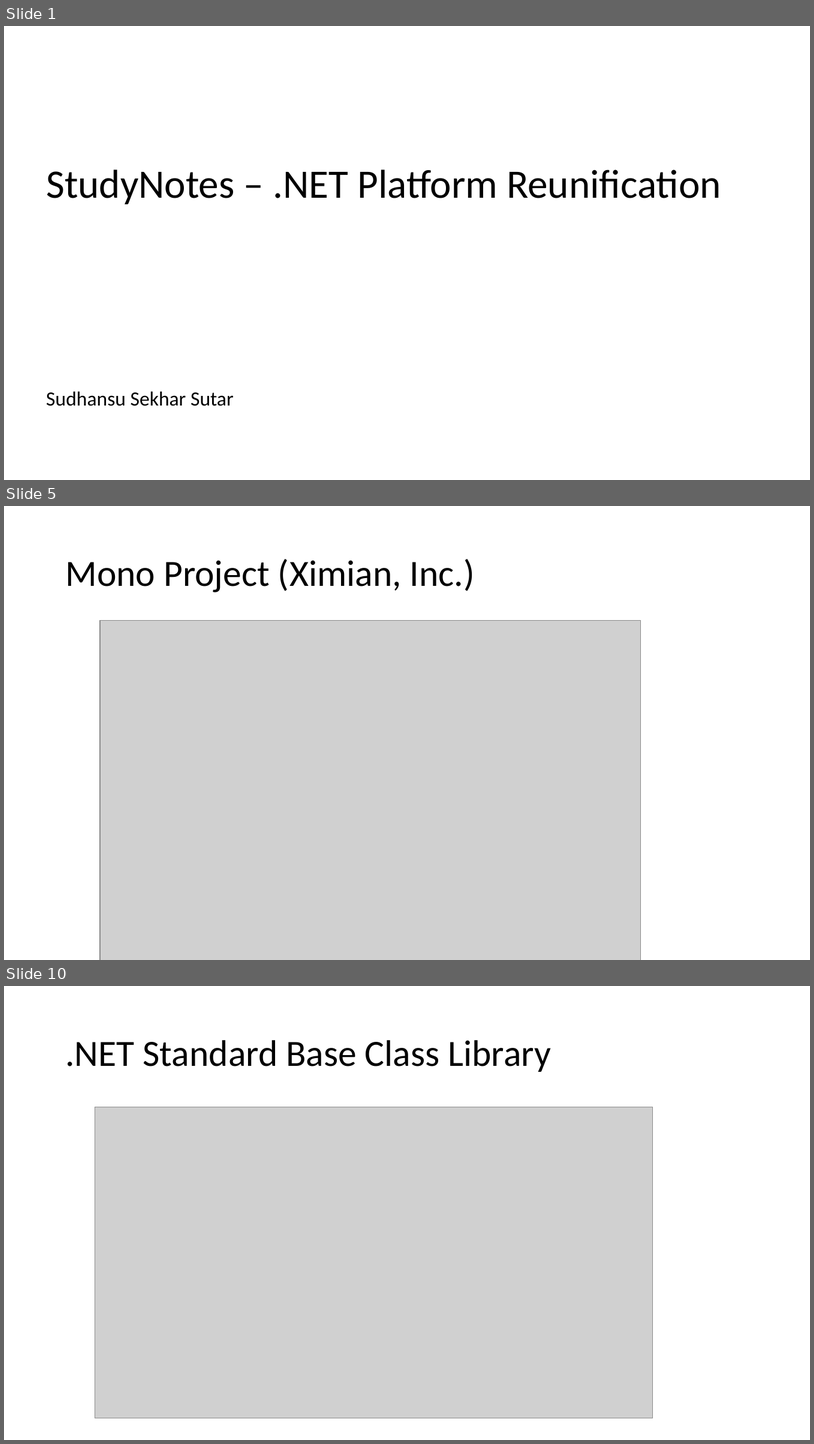
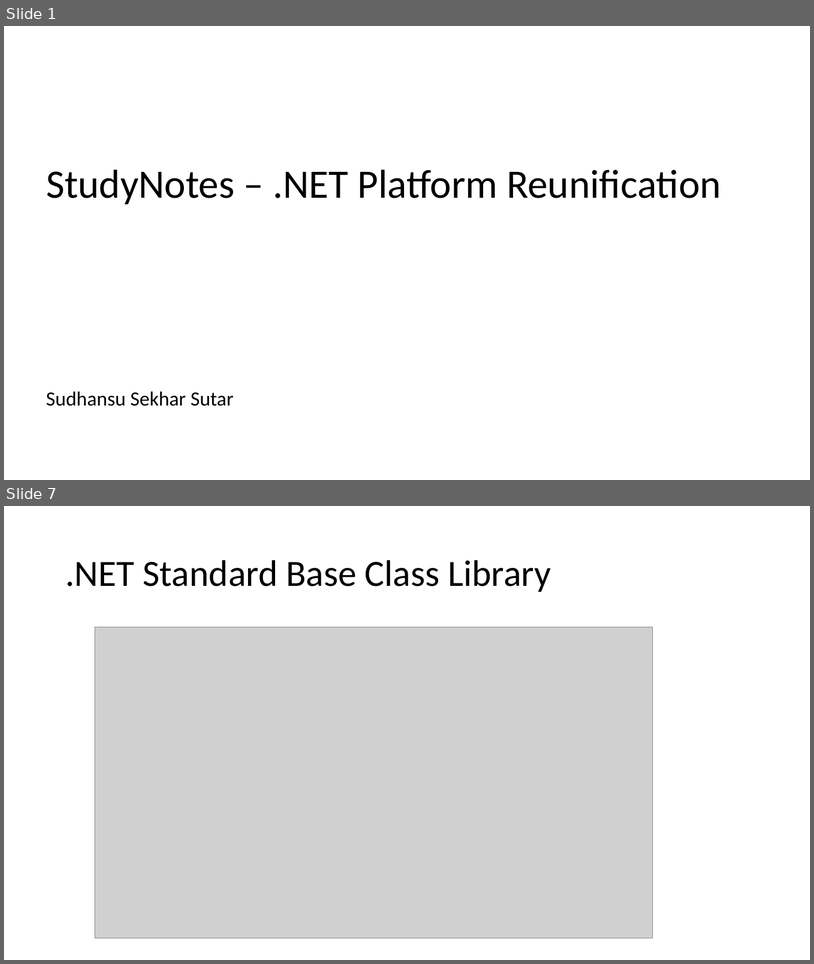
Before and after one commit to aniiiib/StudyNotes, a slide deck: StudyNotes – .NET Platform Reunification.pptx. Shown one above the other, each under a label of ours: slides 1, 5 and 10 before the commit, slides 1 and 7 after it; the slides between them are not shown. The pictures are 814x1444 and 814x964 pixels, drawn with LibreOffice and Linux fonts; fonts in the diff are those of the drawing; grey boxes stand for pictures. Boxes give left, top, right and bottom in pixels: in the first picture for what was removed or moved away, otherwise in the second. Text is boxed around its words. In the diff, an @@ line names an element or a change of style, - is before the commit and + after.

```diff
--- a/StudyNotes – .NET Platform Reunification.pptx
+++ b/StudyNotes – .NET Platform Reunification.pptx
@@ slide 5 removed at [4,506,810,960], background #FFFFFF @@
@@ title removed at [65,559,475,592] @@
-Mono Project (Ximian, Inc.)
@@ picture removed at [100,621,641,960] @@
@@ what was slide 10 is now slide 7 @@
```
Also in this commit, not shown: 9 slides changed, 4 slides added, 3 other slides removed.
